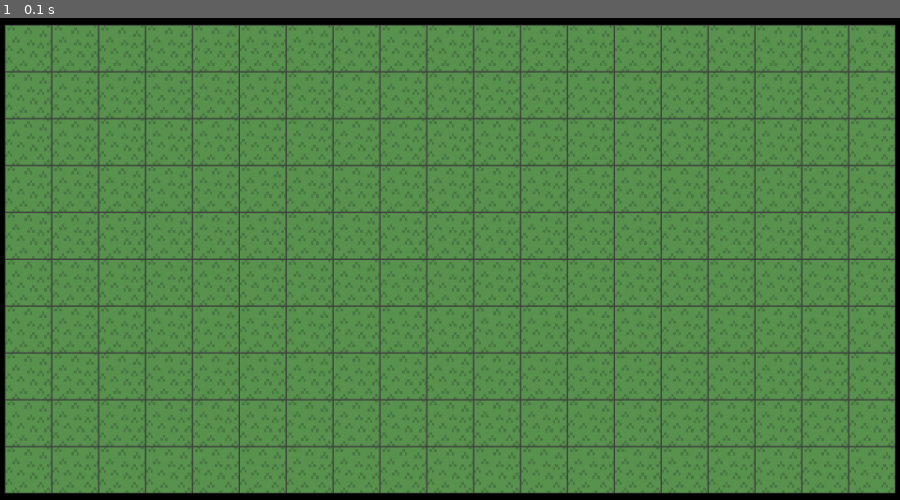
Above: before the commit, frame 1.
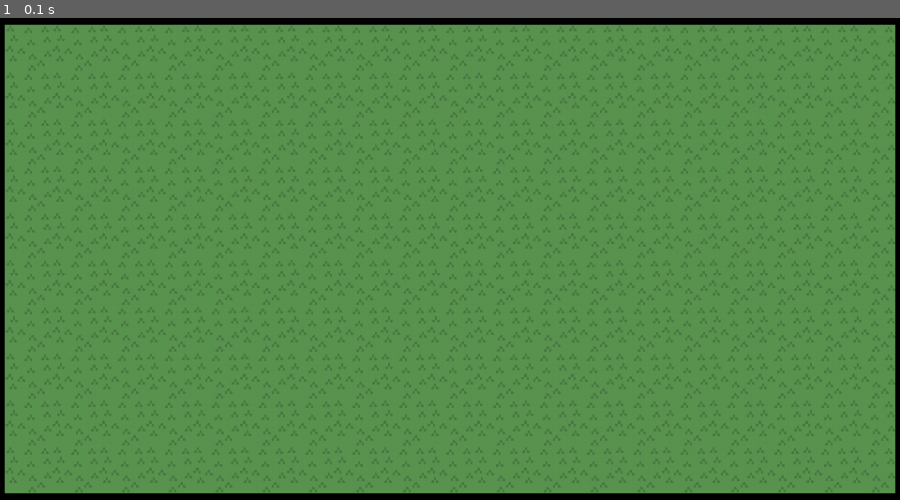
Above: after the commit, the same moment.

Repository: Matimed/Barbarism
Game: pygame game, started from barbarism.py
Two runs of this game, one before a commit and one after it. Both use one fixed random seed, a clock stepped at 60 frames per second and the inputs below.
Inputs:
- Up to frame 1 (0.1 s): no input

The runs differ from the first frame. In frame 1, 13% of the frame differs, in the area x 0-100%, y 1-99%.

Commit message:
New biomes added.

Diff:
--- a/src/model/world.py
+++ b/src/model/world.py
@@ -25,20 +25,15 @@
         position = self.positions.get_element(position_index)
         length = Chunk.get_length()
 
-        chunk_index = (position_index[0] // (length[0]), position_index[1] // (length[1]))
+        chunk_index = (
+            position_index[0] // (length[0]), position_index[1] // (length[1])
+        )
+
         chunk = self.chunks.get_element(chunk_index)
 
         if not chunk.has(position): raise KeyError()
 
         return (chunk, position)
-
-
-    def get_biomes(self):
-        """ Return a dict of biomes with Positions
-            as keys based on self.cells.
-        """
-
-        raise NotImplementedError
 
 
     def get_adjacent_chunks(self, chunk) -> list:
@@ -98,17 +93,17 @@
             for y, row in enumerate(splited_positions.iter_rows())])
 
 
-    def _generate_cells(self, positions):
-        """ Receives a Matrix of Position type objects and
-            generate a dict of Cell type objects with a position as key.
+    def _generate_cells(self, positions:iter) -> dict:
+        """ Receives an iterable of Position type objects and
+            generate a dict of Biomes with a position as key.
         """
 
 
-        return {position:Biome.PLAIN for row in positions.iter_rows()
+        return {position:Biome.GRASS for row in positions.iter_rows()
             for position in row}
 
 
-    def generate_spawn_point(self) -> tuple[Chunk, Position]:
+    def generate_spawn_point(self) -> (Chunk, Position):
         """ Returns a Chunk and a Position on that
             chunk where to place a charactor.
         """
@@ -118,5 +113,9 @@
         return (chunk, chunk.get_random_position())
 
 
-    def get_cells(self, positions):
+    def get_cells(self, positions:iter):
+        """ Return a dict of biomes with Positions
+            as keys based on self.cells.
+        """
+
         return {position:self.cells[position] for position in positions}
--- a/src/references/biome.py
+++ b/src/references/biome.py
@@ -3,4 +3,10 @@
 
 
 class Biome(IntEnum):
-    PLAIN = auto()
+    DESERT = auto()
+    FLOWERED = auto()
+    GRASS = auto()
+    TUNDRA = auto()
+    OCEAN = auto()
+    SAVANNA = auto()
+    SNOW = auto()
--- a/src/references/images.py
+++ b/src/references/images.py
@@ -2,5 +2,11 @@
 from src.references import Biome
 
 CELL = {
-    Biome.PLAIN:pg.image.load('assets/graphics/plain.png').convert()
+    Biome.DESERT:pg.image.load('assets/graphics/biomes/desert.png').convert(),
+    Biome.FLOWERED:pg.image.load('assets/graphics/biomes/flowered.png').convert(),
+    Biome.GRASS:pg.image.load('assets/graphics/biomes/grass.png').convert(),
+    Biome.TUNDRA:pg.image.load('assets/graphics/biomes/tundra.png').convert(),
+    Biome.SAVANNA:pg.image.load('assets/graphics/biomes/savanna.png').convert(),
+    Biome.SNOW:pg.image.load('assets/graphics/biomes/snow.png').convert(),
+    Biome.OCEAN:pg.image.load('assets/graphics/biomes/ocean.png').convert()
 }
--- a/src/view/camera.py
+++ b/src/view/camera.py
@@ -73,7 +73,9 @@
 
         self.visible_sprites |= new_sprites
 
-        self._change_sprite_events(self.ed.remove, removed_sprites)
+        self._change_sprite_events(self.ed.remove,
+            {pos: self.visible_sprites.pop(pos) for pos in removed_sprites}
+        )
         self._change_sprite_events(self.ed.add, new_sprites)
 
         self.origin = self._get_new_origin()
--- a/src/view/references.py
+++ /dev/null
@@ -1,6 +0,0 @@
-import pygame as pg
-
-
-CELL = {
-    'plain':pg.image.load('assets/graphics/plain.png').convert()
-}
--- a/src/view/sprites/cell_sprite.py
+++ b/src/view/sprites/cell_sprite.py
@@ -10,8 +10,7 @@
     min_size = 50
 
 
-    # Later we should use different images for each type of biome.
-    native_biomes = {Biome.PLAIN:CELL[Biome.PLAIN]}
+    native_biomes = {biome:CELL[biome] for biome in Biome}
     biomes = native_biomes.copy()
 
     # native_biomes keep the original size in order to
@@ -51,7 +50,7 @@
         """ Returns the current height of the surface.
         """
 
-        return cls.biomes[Biome.PLAIN].get_size()[0]
+        return cls.biomes[Biome.GRASS].get_size()[0]
 
 
     @classmethod
--- a/src/view/world_view.py
+++ b/src/view/world_view.py
@@ -46,7 +46,6 @@
         [self.render_chunk(subscriber, chunk) for chunk in adyacent_chunks]
 
 
-
     def remove_chunks(self, chunks: list):
         """ Removes a chunk from the renderized_chunks
             Graph and the renderized_sprites dictionary.
@@ -246,7 +245,7 @@
         return new_chunks, new_positions
 
 
-    def _render_cells(self, positions):
+    def _render_cells(self, positions:iter):
         """ Receive positions and adds the corresponding CellSprites
             to the renderized objects dictionary.
         """
--- a/tests/position_generation_test.py
+++ b/tests/position_generation_test.py
@@ -73,7 +73,7 @@
     """
 
 
-    return {position:Biome.PLAIN for row in positions.iter_rows()
+    return {position:Biome.GRASS for row in positions.iter_rows()
         for position in row}
 
 
Binary file added: assets/graphics/biomes/desert.png
Binary file added: assets/graphics/biomes/flowered.png
Binary file added: assets/graphics/biomes/grass.png
Binary file added: assets/graphics/biomes/ocean.png
Binary file added: assets/graphics/biomes/savanna.png
Binary file added: assets/graphics/biomes/snow.png
Binary file added: assets/graphics/biomes/tundra.png
Binary file removed: assets/graphics/plain.png
